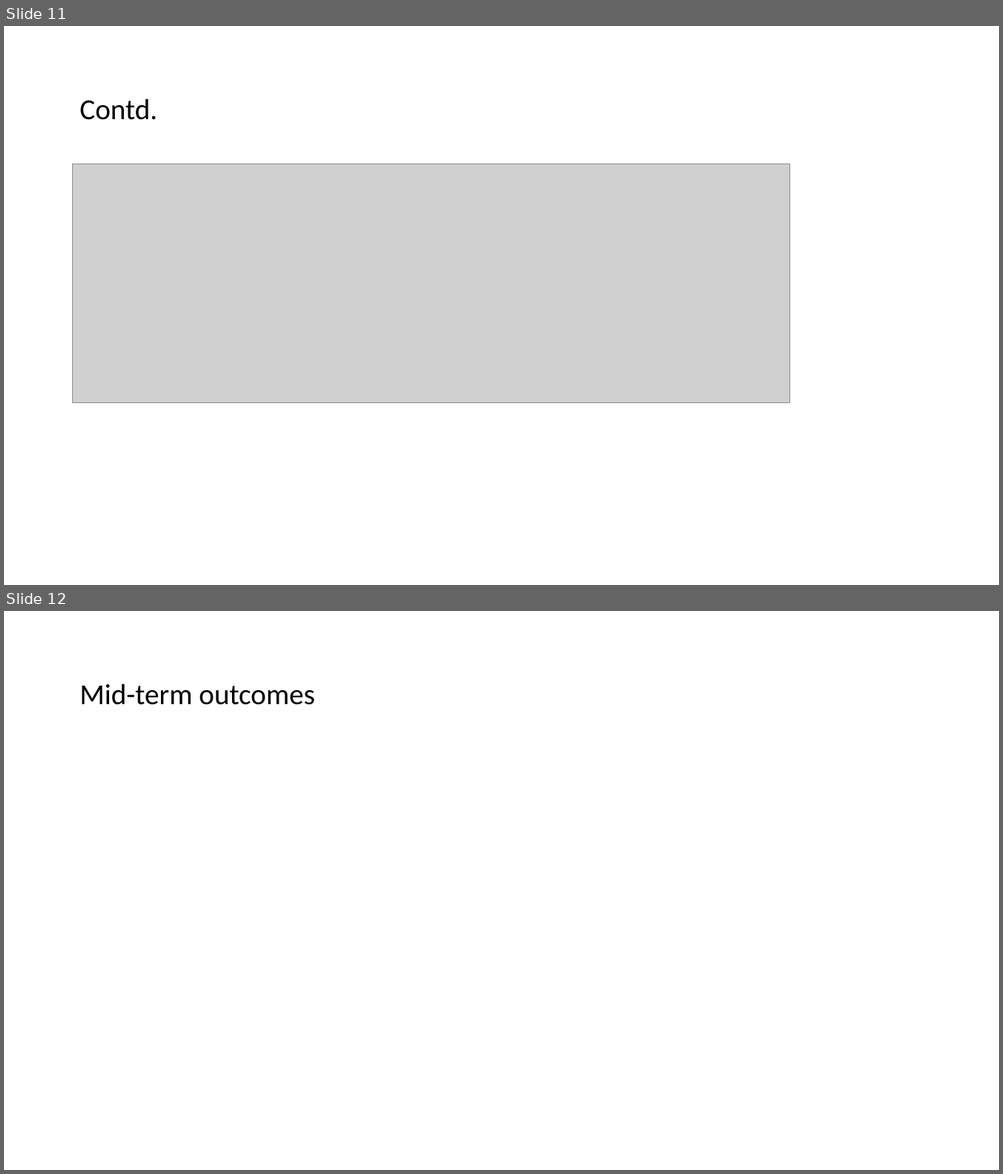
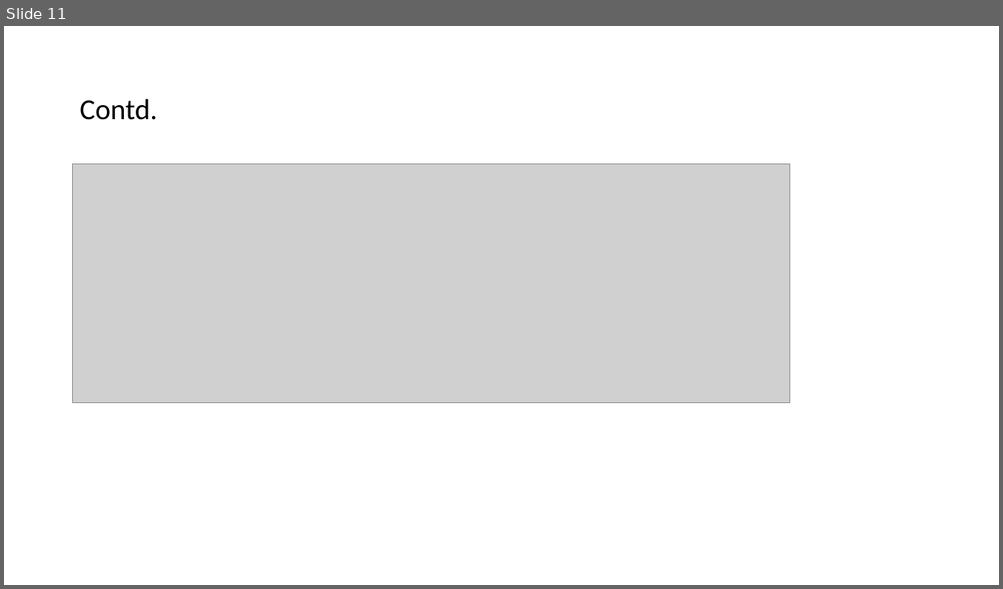
Before and after one commit to saivinherkar/ALGO_FINAL_REPO, a slide deck: ProjectProposalFinal.pptx. Shown one above the other, each under a label of ours: slides 11 and 12 before the commit, slide 11 after it. The pictures are 1003x1174 and 1003x589 pixels, drawn with LibreOffice and Linux fonts; fonts in the diff are those of the drawing; grey boxes stand for pictures. Boxes give left, top, right and bottom in pixels: in the first picture for what was removed or moved away, otherwise in the second. Text is boxed around its words. In the diff, an @@ line names an element or a change of style, - is before the commit and + after.

```diff
--- a/ProjectProposalFinal.pptx
+++ b/ProjectProposalFinal.pptx
@@ slide 12 removed at bbox=[4, 611, 999, 1170], background #FFFFFF @@
@@ title removed at bbox=[79, 684, 315, 705] @@
-Mid-term outcomes
```
Also in this commit, not shown: 2 slides changed, 1 slide added.
